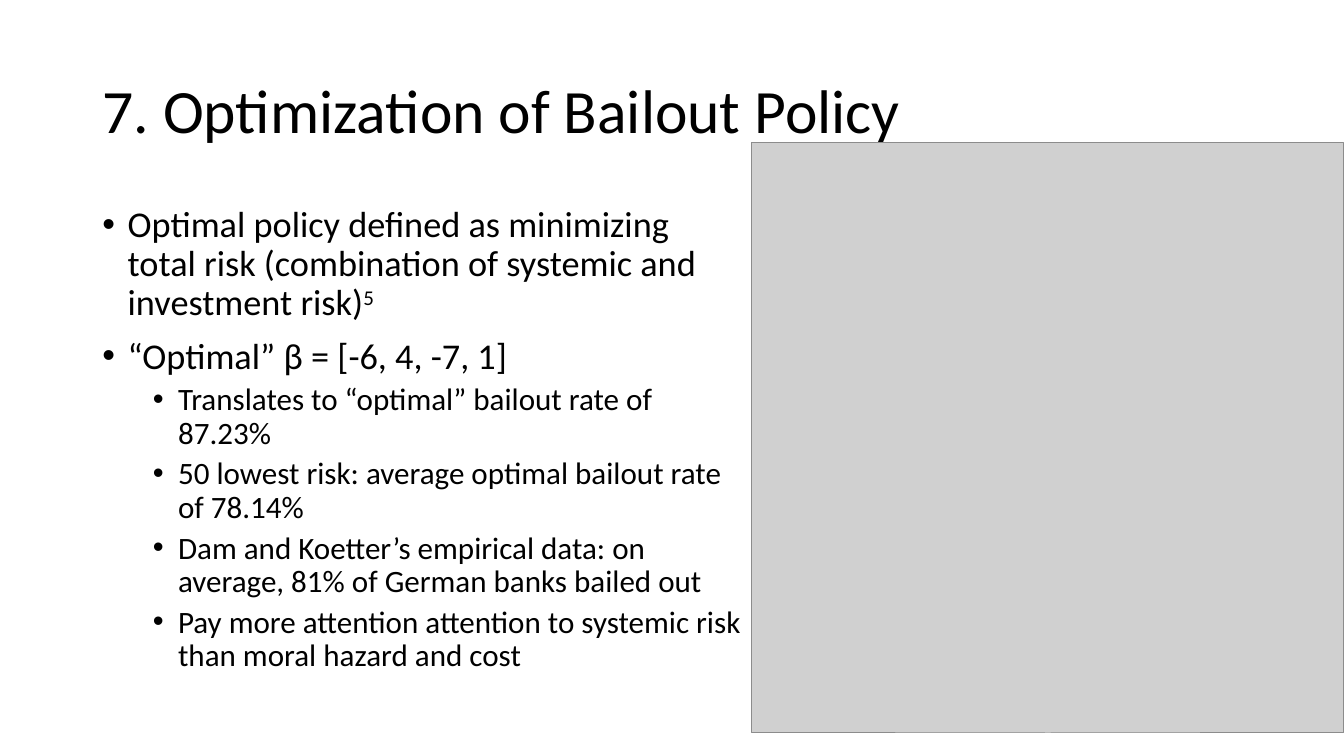
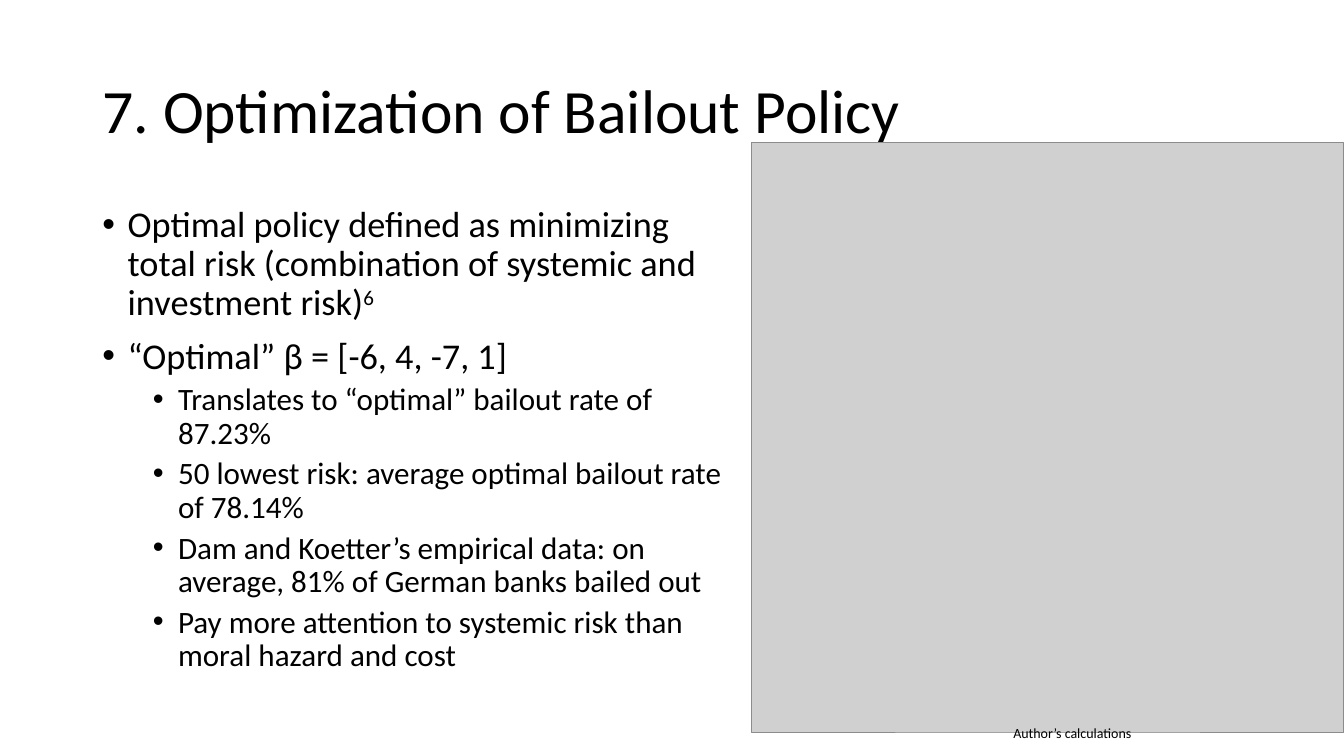
Before and after one commit to anihamde/cba-research, a slide deck: slide 17 of Suresh_CBA_Presentation.pptx. Drawn at 1344x756 pixels with LibreOffice and Linux fonts; fonts in the diff are those of the drawing; grey boxes stand for pictures. Boxes give left, top, right and bottom in pixels: in the first picture for what was removed or moved away, otherwise in the second. Text is boxed around its words. In the diff, an @@ line names an element or a change of style, - is before the commit and + after.

Commit message:
Fixed some typos

```diff
--- a/Suresh_CBA_Presentation.pptx
+++ b/Suresh_CBA_Presentation.pptx
@@ text at (x1=128, y1=211, x2=695, y2=320): text changed @@
-• Optimal policy defined as minimizing total risk (combination of systemic and investment risk)5
+• Optimal policy defined as minimizing total risk (combination of systemic and investment risk)6
@@ text at (x1=178, y1=611, x2=683, y2=667): text changed @@
-  • Pay more attention attention to systemic risk than moral hazard and cost
+  • Pay more attention to systemic risk than moral hazard and cost
@@ text added at (x1=1013, y1=728, x2=1132, y2=742), 10 pt, text #000000 @@
+Author’s calculations
```
Also in this commit, not shown: 16 other slides changed, 1 slide added.
